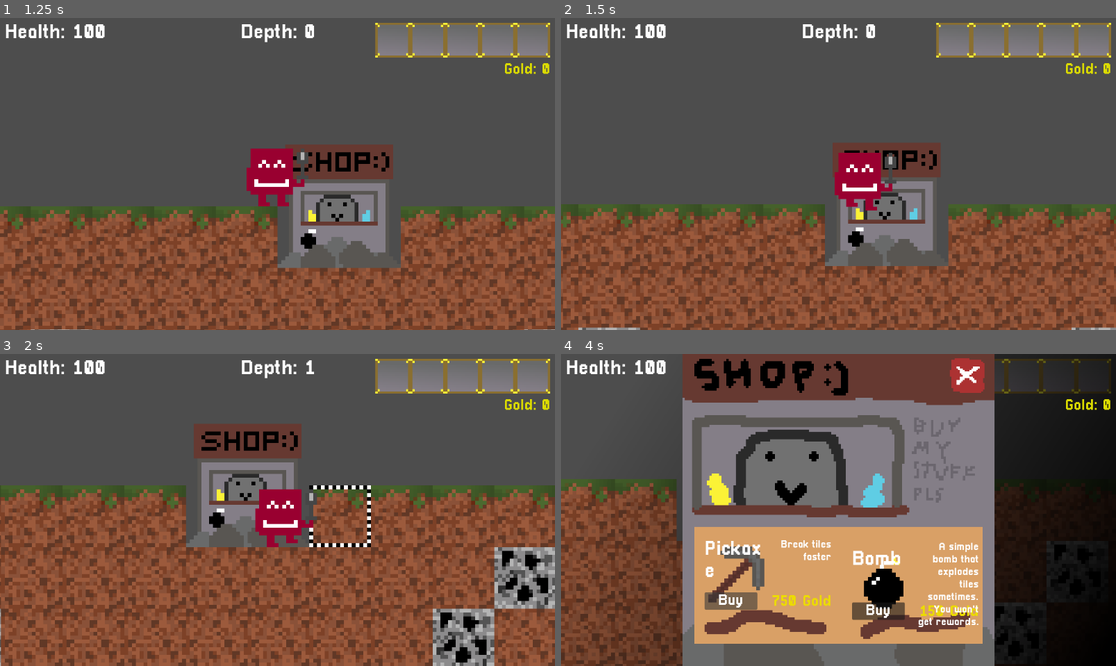
Above: before the commit, frames 1-4 (two rows, left to right).
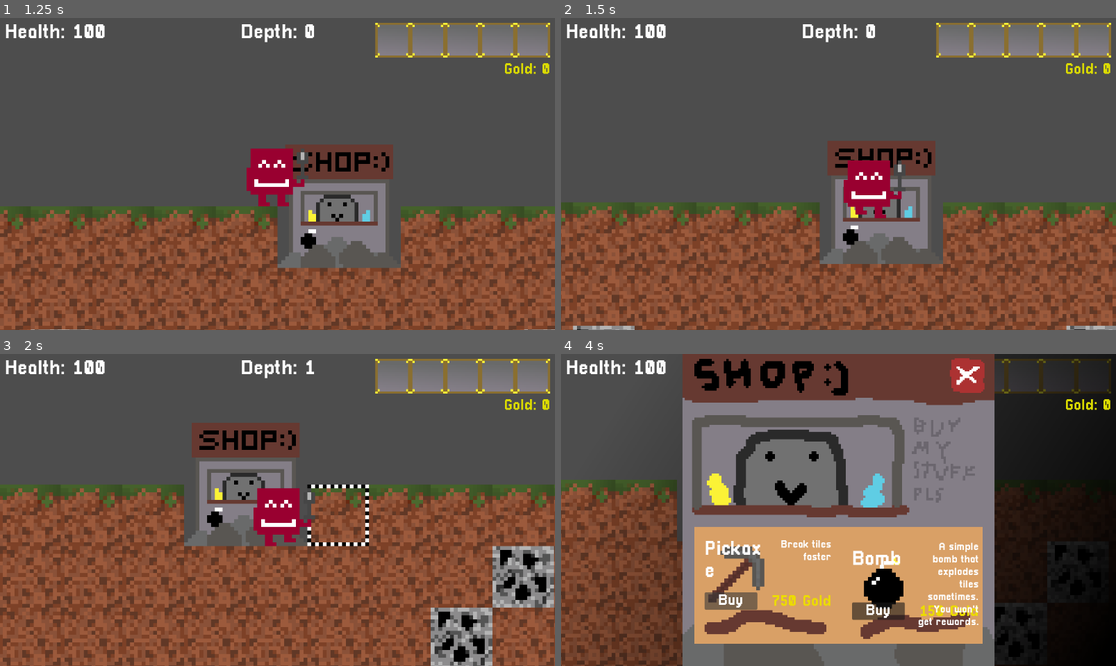
Above: after the commit, the same moments.

Repository: Deeeeelan/Campfire-Game
Game: Godot game, scene res://Scenes/Title Screen.tscn
Same seed, same stepped clock (60 frames per second), same inputs: the game is played once before the commit and once after it.
Inputs (mouse positions are in pixels of both pictures, inside the frame that each line leads up to):
- Up to frame 1 (1.25 s): click "Play" at 0.5 s
- Up to frame 2 (1.5 s): move the mouse to (960, 158) at 1.27 s; hold D (Right) from 1.28 s (still down); click (960, 158) at 1.42 s
- Up to frame 3 (2 s): keep holding D (Right); tap W (Jump) at 1.52 s
- Up to frame 4 (4 s): move the mouse to (727, 525) at 2.02 s; tap W (Jump) at 2.27 s; move the mouse to (894, 441) at 2.77 s; release D (Right) at 2.78 s; hold A (Left) 2.78-3.5 s; click "Buy" at 3.5 s

Frame 1 is identical in both runs. In frame 2, 19% of the frame differs, in the area x 0-100%, y 39-100%; in frame 3, 15%; in frame 4, 0.5%.

Commit message:
Reduce player lerp

Diff:
--- a/Scripts/character_body_2d.gd
+++ b/Scripts/character_body_2d.gd
@@ -6,7 +6,7 @@
 @export var gold : int = 0
 @export var speed = 120.0
 @export var jump_velocity = -220.0
-@export var lerp_speed = 5.5 # lower = more slippery
+@export var lerp_speed = 9.0 # lower = more slippery
 @export var zoom : float = 8.0
 
 @export var select_overlay: Sprite2D
